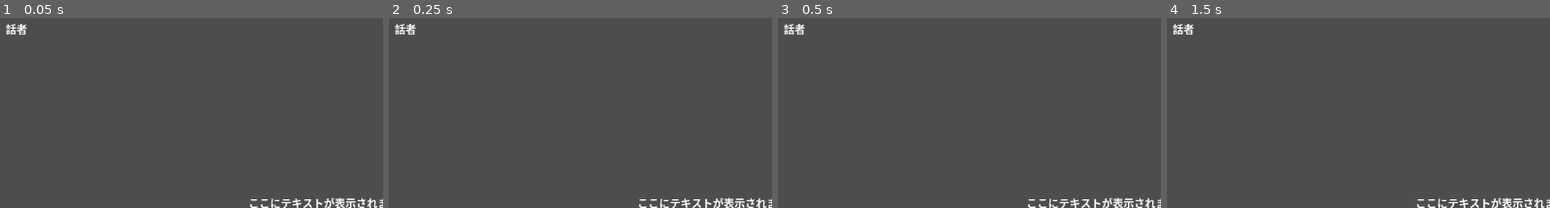
Above: before the commit, frames 1-4 (left to right).
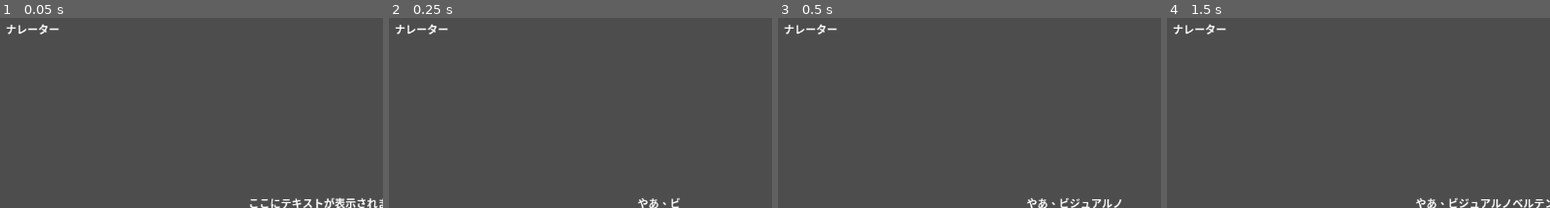
Above: after the commit, the same moments.

Repository: y-kitajima/GodotNovelGameBase
Game: Godot game, scene res://sample_scene.tscn
Same seed, same stepped clock (60 frames per second), same inputs: the game is played once before the commit and once after it.
Inputs:
- Up to frame 1 (0.05 s): no input
- Up to frame 2 (0.25 s): no input
- Up to frame 3 (0.5 s): no input
- Up to frame 4 (1.5 s): tap Enter at 1.25 s

The runs differ from the first frame. In frame 1, 0.4% of the frame differs, in the area x 1-16%, y 3-10%; in frame 2, 1.3%; in frame 3, 1.4%; in frame 4, 1.4%, in the area x 1-100%, y 3-100%.
Error before the commit: Parse Error: Could not parse global class "EffectManager" from "res://scripts/effect_manager.gd". (res://main.gd:27)

Commit message:
エラー解消

Diff:
--- a/scripts/effect_manager.gd
+++ b/scripts/effect_manager.gd
@@ -72,11 +72,14 @@
 	if tween:
 		tween.kill()
 	tween = create_tween()
-	tween.tween_method(
-		func(t: float):
+	var shake_count: int = 10
+	for i in range(shake_count):
+		var t = float(i) / float(shake_count)
+		tween.tween_callback(func():
 			camera.offset.x = sin(t * 20) * intensity * randf()
 			camera.offset.y = cos(t * 20) * intensity * randf()
-		, 0.0, 1.0, 0.5)
+		)
+		tween.tween_interval(0.05)
 	tween.tween_callback(func():
 		camera.offset = orig_offset
 	)
Not shown, changed: scripts/effect_manager.gd.uid
